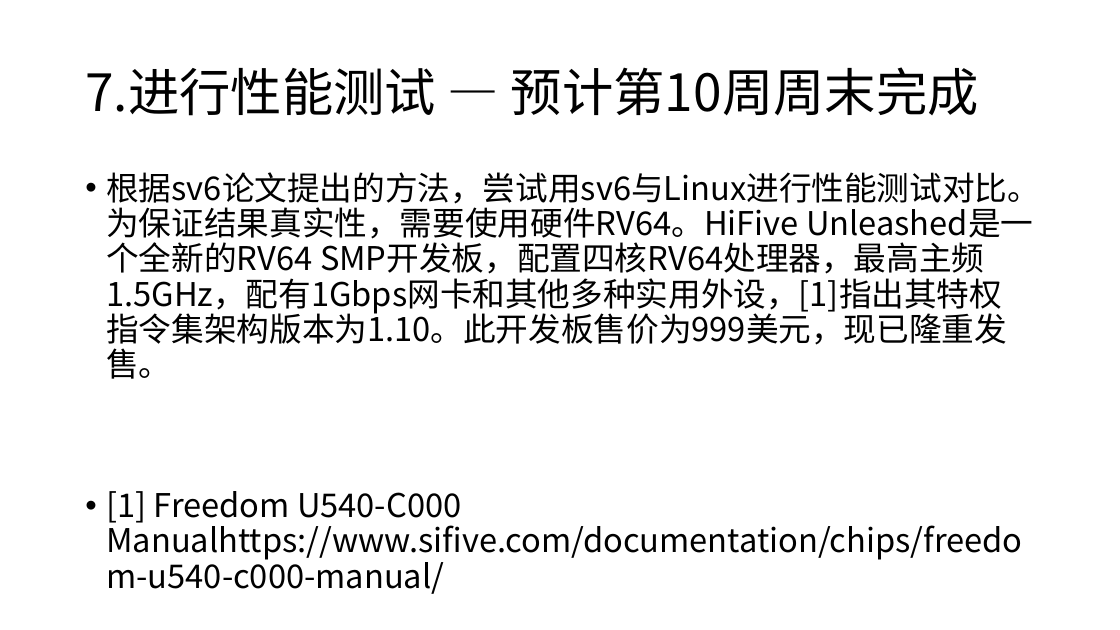
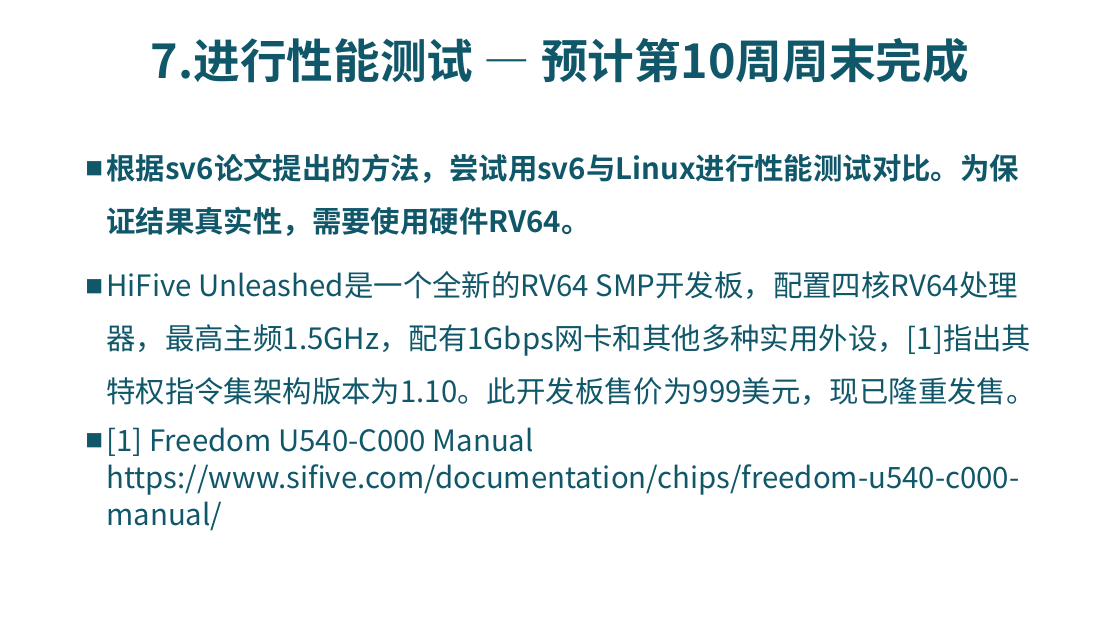
Before and after one commit to riscv-labs/OS2018spring-projects-g06, a slide deck: slide 14 of mid_report.pptx (slide 13 before the commit). Drawn at 1120x630 pixels with LibreOffice and Linux fonts; fonts in the diff are those of the drawing; background and template pictures are left out. Boxes give left, top, right and bottom in pixels: in the first picture for what was removed or moved away, otherwise in the second. Text is boxed around its words. In the diff, an @@ line names an element or a change of style, - is before the commit and + after.

Commit message:
update slides

```diff
--- a/mid_report.pptx
+++ b/mid_report.pptx
@@ title "7.进行性能测试 — 预计第10周周末完成" at [151, 38, 969, 83]: size 44 to 40 pt, text colour #000000 to #11576A, bold on; alignment left to centre @@
@@ text at [106, 153, 1035, 531]: text changed; size 28 to 25.2 pt; text colour #000000 to #11576A @@
-• 根据sv6论文提出的方法，尝试用sv6与Linux进行性能测试对比。为保证结果真实性，需要使用硬件RV64。HiFive Unleashed是一个全新的RV64 SMP开发板，配置四核RV64处理器，最高主频1.5GHz，配有1Gbps网卡和其他多种实用外设，[1]指出其特权指令集架构版本为1.10。此开发板售价为999美元，现已隆重发售。
-• [1] Freedom U540-C000 Manualhttps://www.sifive.com/documentation/chips/freedom-u540-c000-manual/
+■ 根据sv6论文提出的方法，尝试用sv6与Linux进行性能测试对比。为保证结果真实性，需要使用硬件RV64。
+■ HiFive Unleashed是一个全新的RV64 SMP开发板，配置四核RV64处理器，最高主频1.5GHz，配有1Gbps网卡和其他多种实用外设，[1]指出其特权指令集架构版本为1.10。此开发板售价为999美元，现已隆重发售。
+■ [1] Freedom U540-C000 Manual https://www.sifive.com/documentation/chips/freedom-u540-c000-manual/
```
Also in this commit, not shown: 19 other slides changed, 1 slide removed, 1 other file.
